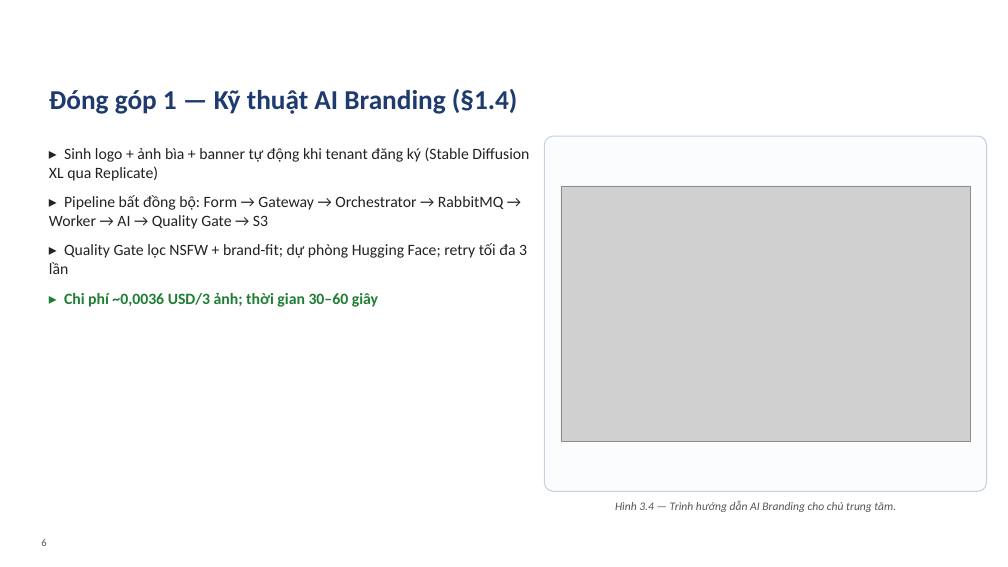
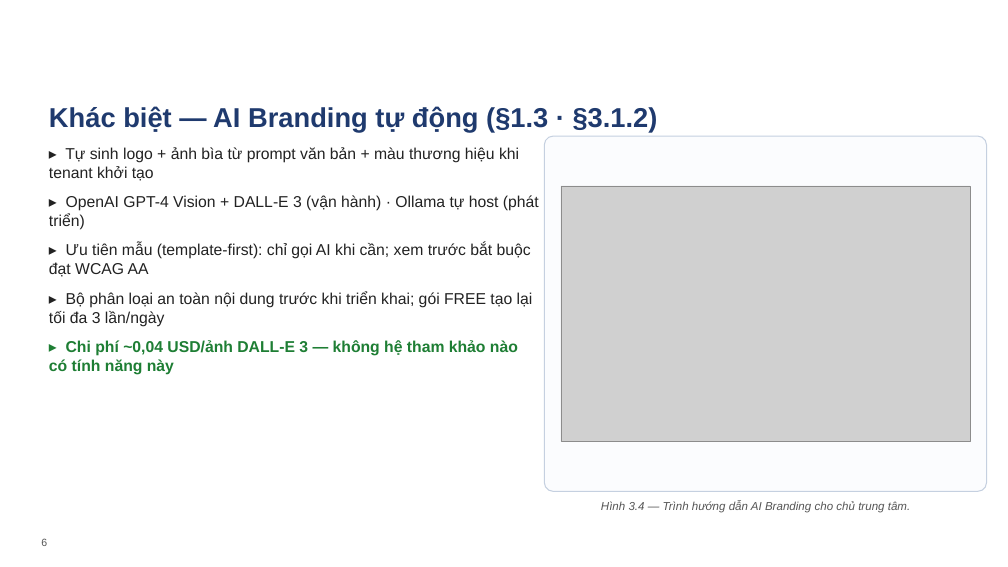
Before and after one commit to VictorAurelius/2026-Kite-Class-Platform, a slide deck: slide 6 of documents/08-thesis/defense/KiteHub-baove-khoaluan-20slide.pptx. Drawn at 1008x567 pixels with LibreOffice and Linux fonts; fonts in the diff are those of the drawing; grey boxes stand for pictures; background and template pictures are left out. Boxes give left, top, right and bottom in pixels: in the first picture for what was removed or moved away, otherwise in the second. Text is boxed around its words. In the diff, an @@ line names an element or a change of style, - is before the commit and + after.

```diff
--- a/documents/08-thesis/defense/KiteHub-baove-khoaluan-20slide.pptx
+++ b/documents/08-thesis/defense/KiteHub-baove-khoaluan-20slide.pptx
@@ text at bbox=[49, 106, 658, 132]: text changed; font Calibri to Arial @@
-Đóng góp 1 — Kỹ thuật AI Branding (§1.4)
+Khác biệt — AI Branding tự động (§1.3 · §3.1.2)
@@ text at bbox=[49, 147, 539, 375]: text changed; font Calibri to Arial @@
-▸ Sinh logo + ảnh bìa + banner tự động khi tenant đăng ký (Stable Diffusion XL qua Replicate)
-▸ Pipeline bất đồng bộ: Form → Gateway → Orchestrator → RabbitMQ → Worker → AI → Quality Gate → S3
-▸ Quality Gate lọc NSFW + brand-fit; dự phòng Hugging Face; retry tối đa 3 lần
-▸ Chi phí ~0,0036 USD/3 ảnh; thời gian 30–60 giây
+▸ Tự sinh logo + ảnh bìa từ prompt văn bản + màu thương hiệu khi tenant khởi tạo
+▸ OpenAI GPT-4 Vision + DALL-E 3 (vận hành) · Ollama tự host (phát triển)
+▸ Ưu tiên mẫu (template-first): chỉ gọi AI khi cần; xem trước bắt buộc đạt WCAG AA
+▸ Bộ phân loại an toàn nội dung trước khi triển khai; gói FREE tạo lại tối đa 3 lần/ngày
+▸ Chi phí ~0,04 USD/ảnh DALL-E 3 — không hệ tham khảo nào có tính năng này
@@ text "Hình 3.4 — Trình hướng ..." at bbox=[601, 501, 911, 513]: font Calibri to Arial @@
```
Also in this commit, not shown: 20 other slides changed, 1 slide added, 1 slide removed, 12 other files.
